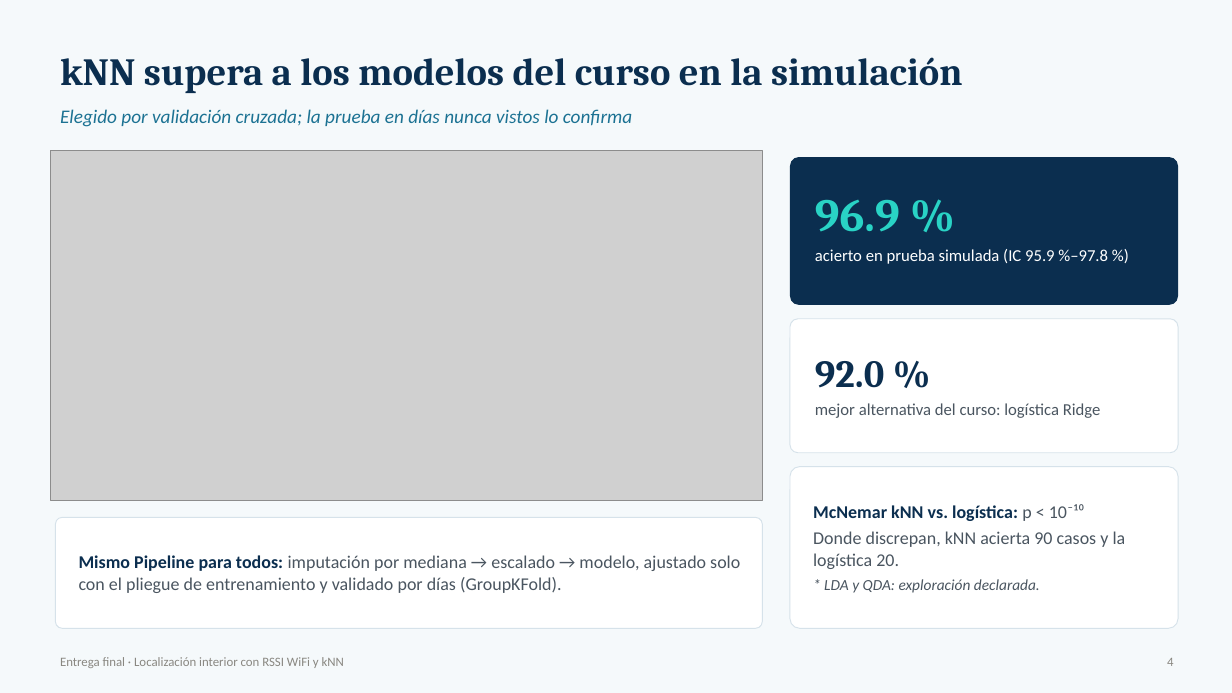
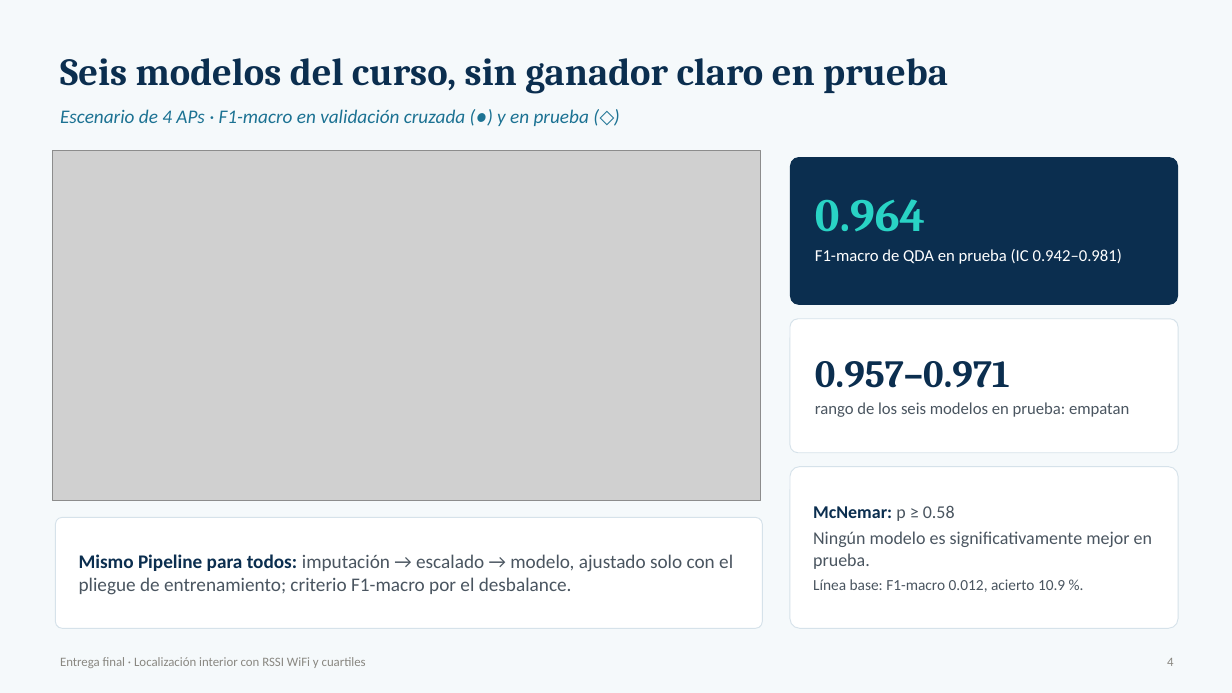
Before and after one commit to danielo2858-spec/ml1-localizacion-qaknn, a slide deck: slide 4 of Entrega_Final_Presentacion.pptx. Drawn at 1232x693 pixels with LibreOffice and Linux fonts; fonts in the diff are those of the drawing; grey boxes stand for pictures. Boxes give left, top, right and bottom in pixels: in the first picture for what was removed or moved away, otherwise in the second. Text is boxed around its words. In the diff, an @@ line names an element or a change of style, - is before the commit and + after.

```diff
--- a/Entrega_Final_Presentacion.pptx
+++ b/Entrega_Final_Presentacion.pptx
@@ text at [60,58,948,94]: text changed @@
-kNN supera a los modelos del curso en la simulación
+Seis modelos del curso, sin ganador claro en prueba
@@ text at [60,109,589,126]: text changed @@
-Elegido por validación cruzada; la prueba en días nunca vistos lo confirma
+Escenario de 4 APs · F1-macro en validación cruzada (●) y en prueba (◇)
@@ text at [815,199,925,232]: text changed @@
-96.9 %
+0.964
@@ text at [815,249,1122,264]: text changed @@
-acierto en prueba simulada (IC 95.9 %–97.8 %)
+F1-macro de QDA en prueba (IC 0.942–0.981)
@@ text at [815,361,1010,388]: text changed @@
-92.0 %
+0.957–0.971
@@ text at [815,402,1129,417]: text changed @@
-mejor alternativa del curso: logística Ridge
+rango de los seis modelos en prueba: empatan
@@ text at [813,506,1152,592]: text changed @@
-McNemar kNN vs. logística: p < 10⁻¹⁰
-Donde discrepan, kNN acierta 90 casos y la logística 20.
-* LDA y QDA: exploración declarada.
+McNemar: p ≥ 0.58
+Ningún modelo es significativamente mejor en prueba.
+Línea base: F1-macro 0.012, acierto 10.9 %.
@@ text at [79,554,733,595]: text changed; size 14 to 15 pt @@
-Mismo Pipeline para todos: imputación por mediana → escalado → modelo, ajustado solo con el pliegue de entrenamiento y validado por días (GroupKFold).
+Mismo Pipeline para todos: imputación → escalado → modelo, ajustado solo con el pliegue de entrenamiento; criterio F1-macro por el desbalance.
@@ text at [60,657,366,668]: text changed @@
-Entrega final · Localización interior con RSSI WiFi y kNN
+Entrega final · Localización interior con RSSI WiFi y cuartiles
```
Also in this commit, not shown: 10 other slides changed, 1 slide added, 3 slides removed, 15 other files.
